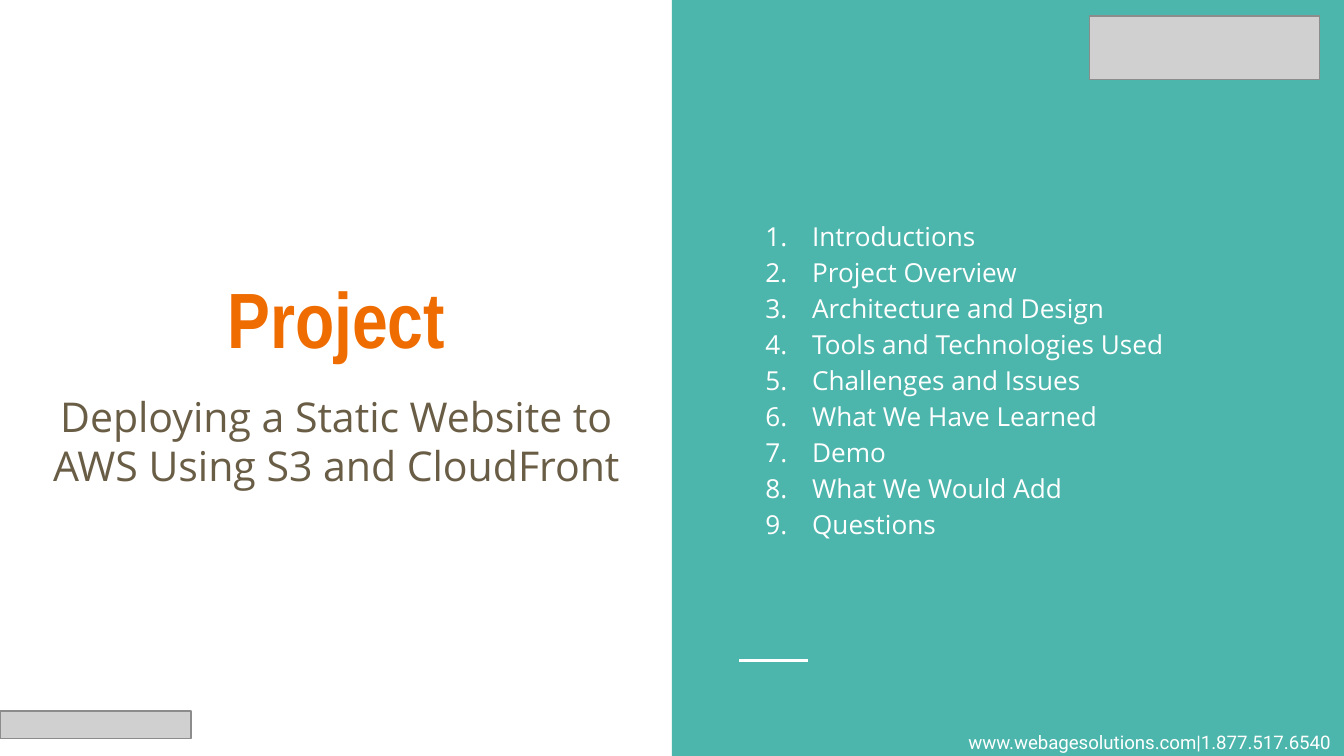
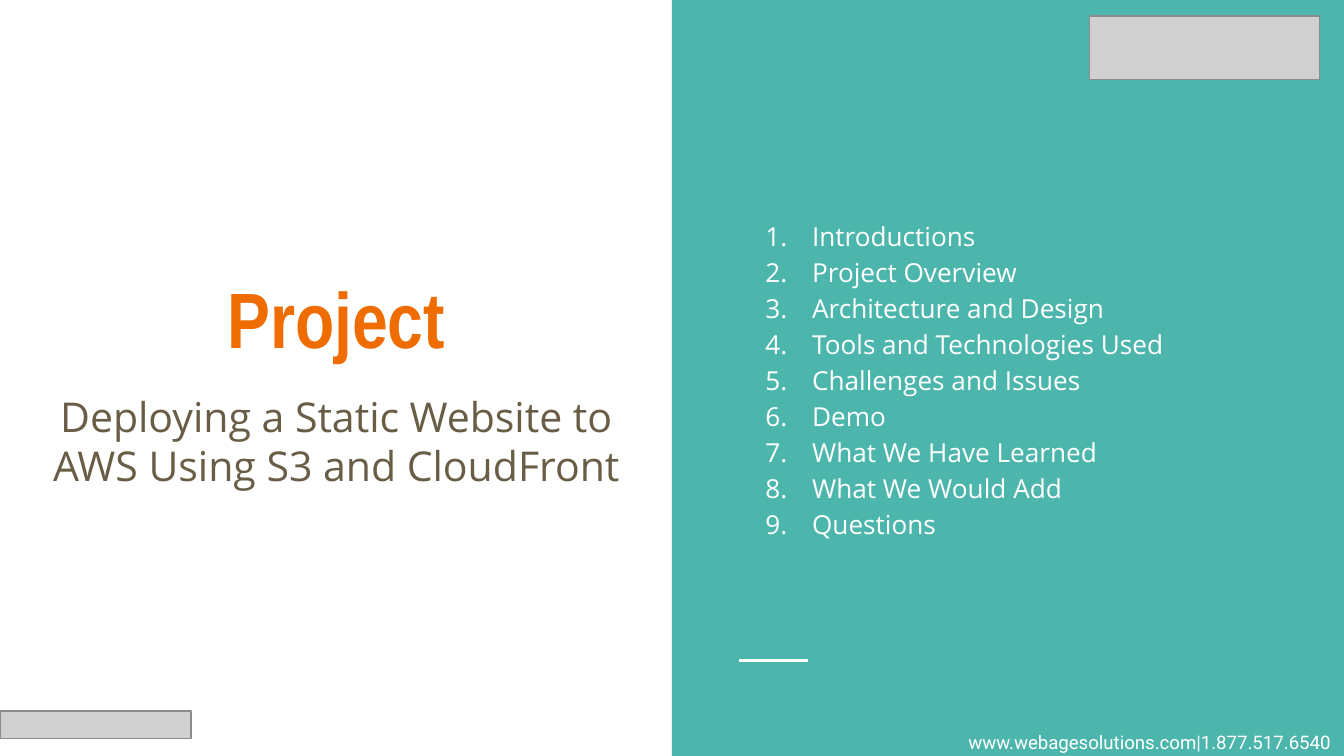
Before and after one commit to Ch3-wy/my-website, a slide deck: slide 4 of Presentation/TE Presentation.pptx. Drawn at 1344x756 pixels with LibreOffice and Linux fonts; fonts in the diff are those of the drawing; grey boxes stand for pictures. Boxes give left, top, right and bottom in pixels: in the first picture for what was removed or moved away, otherwise in the second. Text is boxed around its words. In the diff, an @@ line names an element or a change of style, - is before the commit and + after.

```diff
--- a/Presentation/TE Presentation.pptx
+++ b/Presentation/TE Presentation.pptx
@@ text at [812,407,886,427]: paragraph added @@
+6. Demo
@@ text at [812,443,886,463]: paragraph removed @@
-7. Demo
```
Also in this commit, not shown: 7 other slides changed.
